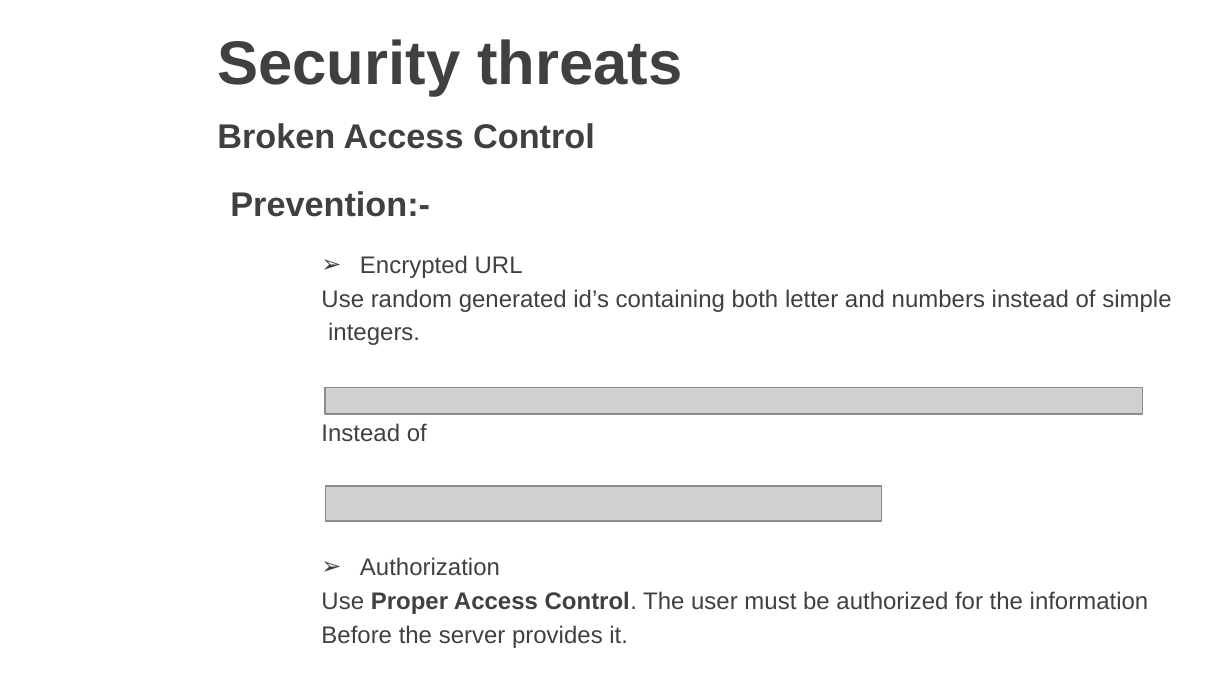
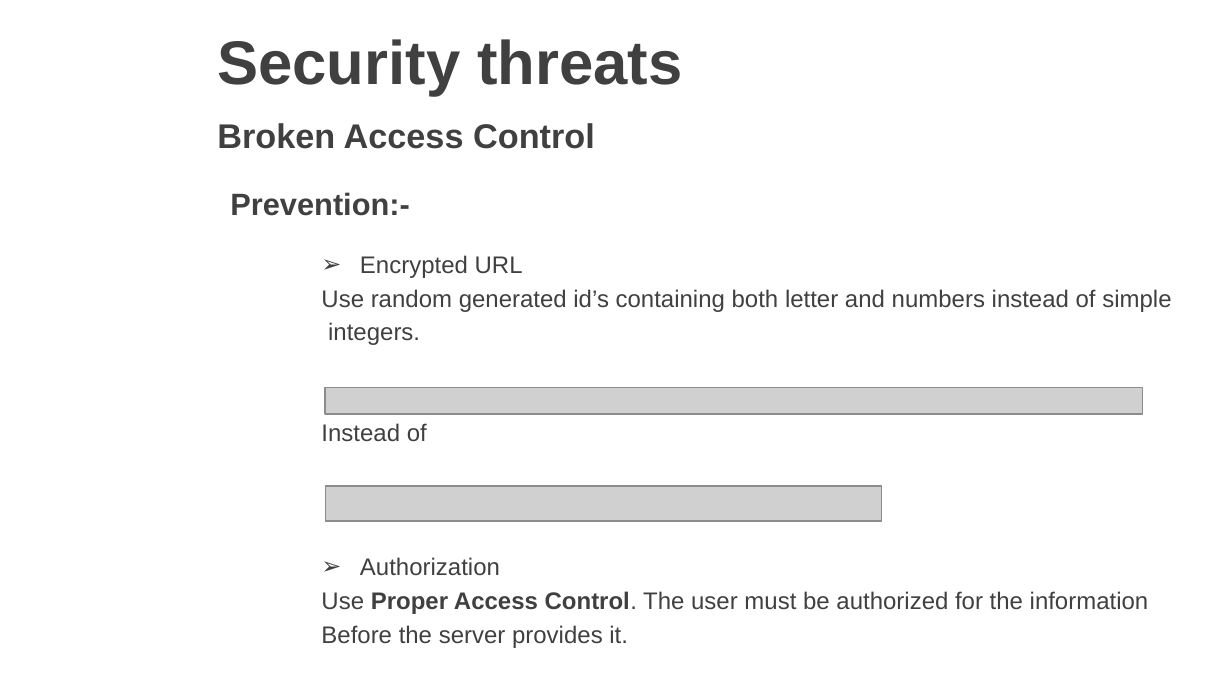
Before and after one commit to vgyureka/DotNetBig, a slide deck: slide 15 of webapiSecurity.pptx (slide 13 before the commit). Drawn at 1232x693 pixels with LibreOffice and Linux fonts; fonts in the diff are those of the drawing; grey boxes stand for pictures; background and template pictures are left out. Boxes give left, top, right and bottom in pixels: in the first picture for what was removed or moved away, otherwise in the second. Text is boxed around its words. In the diff, an @@ line names an element or a change of style, - is before the commit and + after.

```diff
--- a/webapiSecurity.pptx
+++ b/webapiSecurity.pptx
@@ title "Prevention:-" at <box>230,192,410,216</box>: size 20 to 18 pt @@
```
Also in this commit, not shown: 7 other slides changed, 4 slides added.
